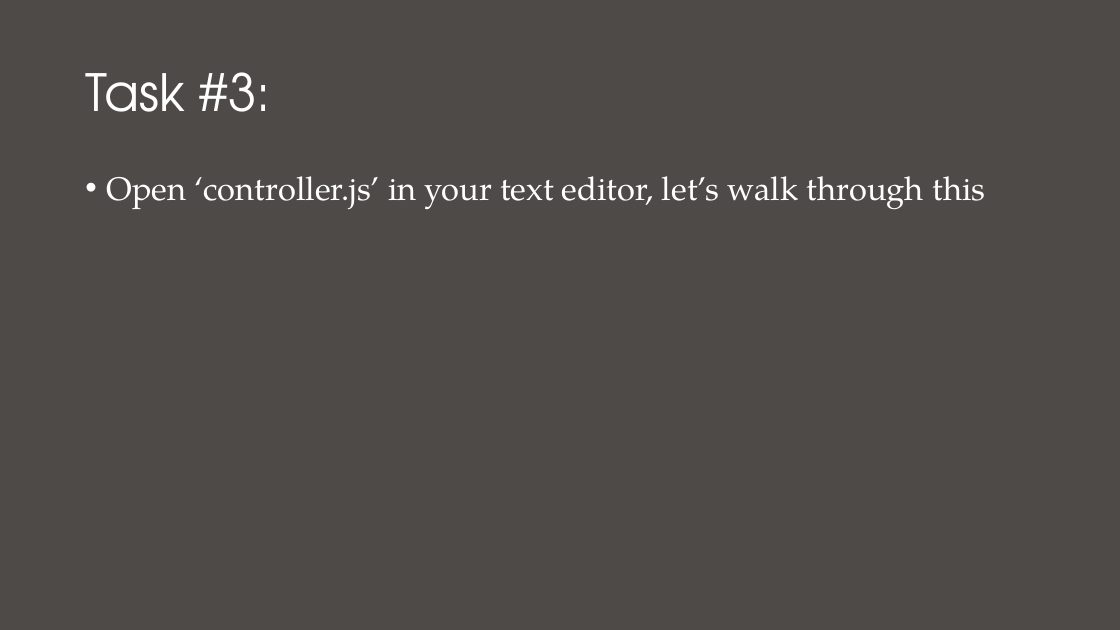
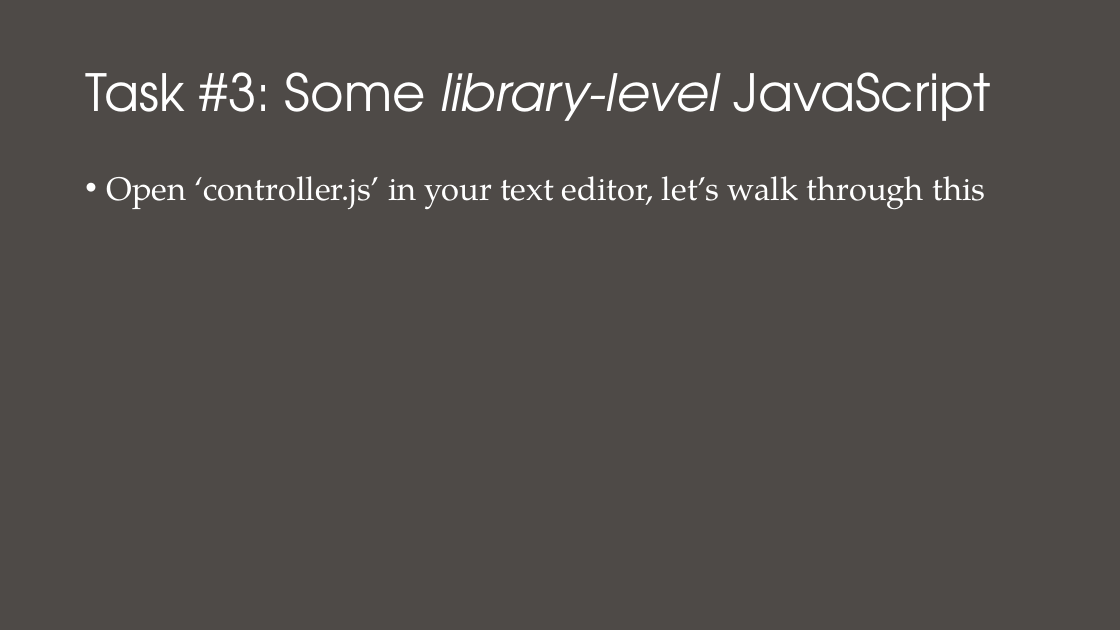
Before and after one commit to nuitrcs/Intro_to_d3_workshop, a slide deck: slide 15 of Introduction to D3.pptx (slide 4 before the commit). Drawn at 1120x630 pixels with LibreOffice and Linux fonts; fonts in the diff are those of the drawing. Boxes give left, top, right and bottom in pixels: in the first picture for what was removed or moved away, otherwise in the second. Text is boxed around its words. In the diff, an @@ line names an element or a change of style, - is before the commit and + after.

```diff
--- a/Introduction to D3.pptx
+++ b/Introduction to D3.pptx
@@ title at [85,72,991,121]: text changed @@
-Task #3:
+Task #3: Some library-level JavaScript
```
Also in this commit, not shown: 5 other slides changed, 18 slides added, 4 other files.
